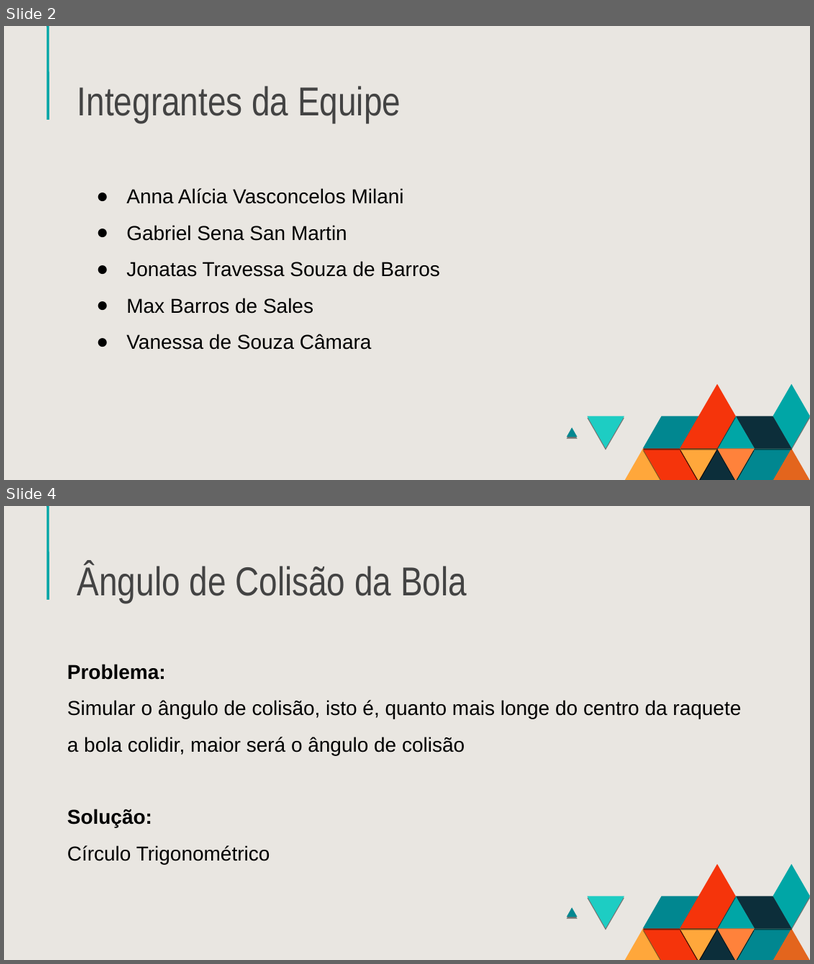
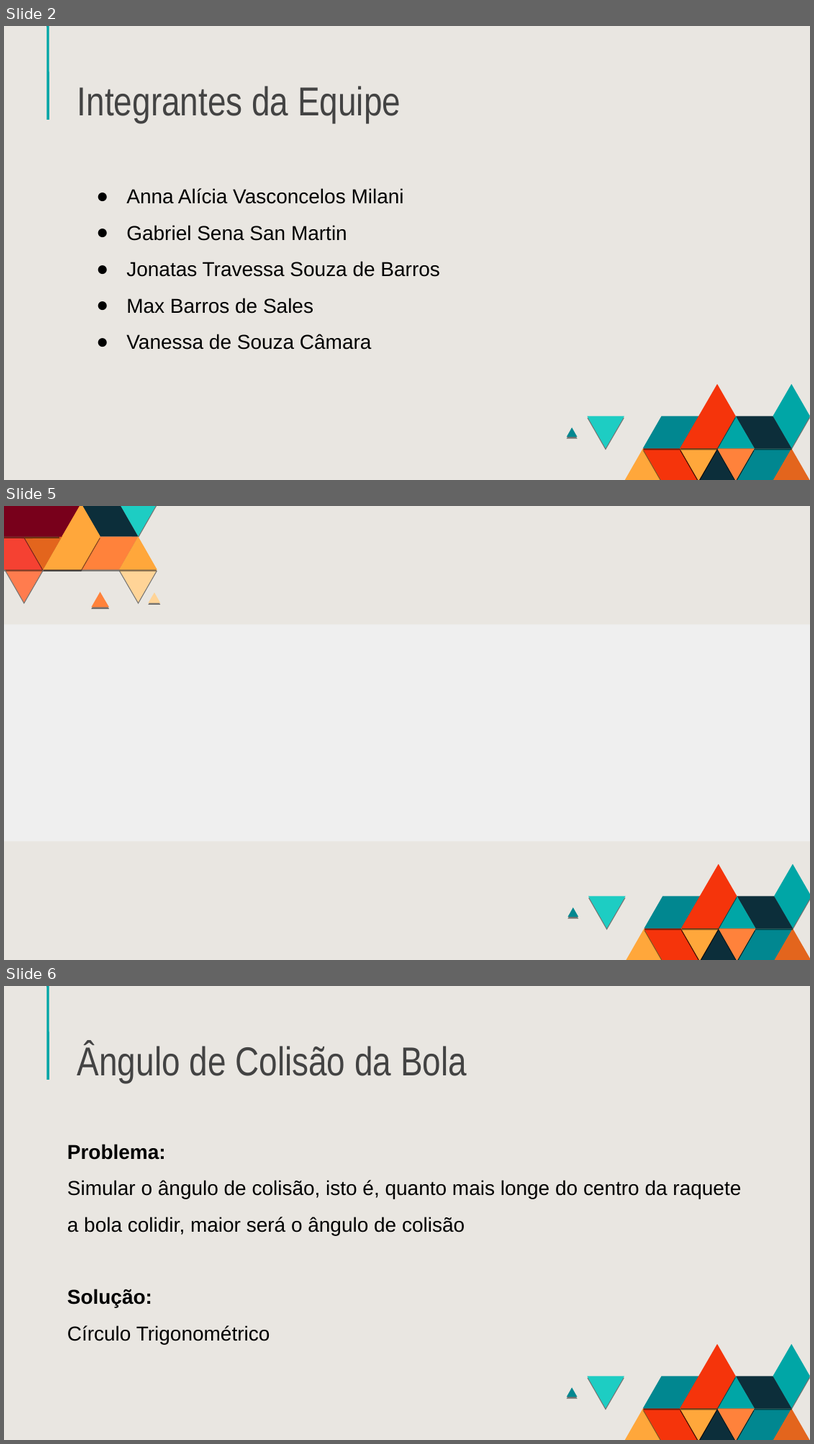
Before and after one commit to gasmartin/breakout-game, a slide deck: BreakoutGame.odp. Shown one above the other, each under a label of ours: slides 2 and 4 before the commit, slides 2, 5 and 6 after it; the slides between them are not shown. The pictures are 814x964 and 814x1444 pixels, drawn with LibreOffice and Linux fonts; fonts in the diff are those of the drawing. Boxes give left, top, right and bottom in pixels: in the first picture for what was removed or moved away, otherwise in the second. Text is boxed around its words. In the diff, an @@ line names an element or a change of style, - is before the commit and + after.

```diff
--- a/BreakoutGame.odp
+++ b/BreakoutGame.odp
@@ slide 5 added at [4, 506, 810, 960], background #E9E6E1 @@
@@ group added at [4, 506, 160, 635]: 18 freeform shapes @@
@@ rectangle added at [4, 625, 810, 842], fill #EFEFEF @@
@@ line added from (455, 736) to (810, 736), #F5340B 2.24 pt @@
@@ group added at [568, 863, 810, 960]: 18 freeform shapes @@
@@ what was slide 4 is now slide 6 @@
```
Also in this commit, not shown: 3 slides changed, 5 other slides added.
